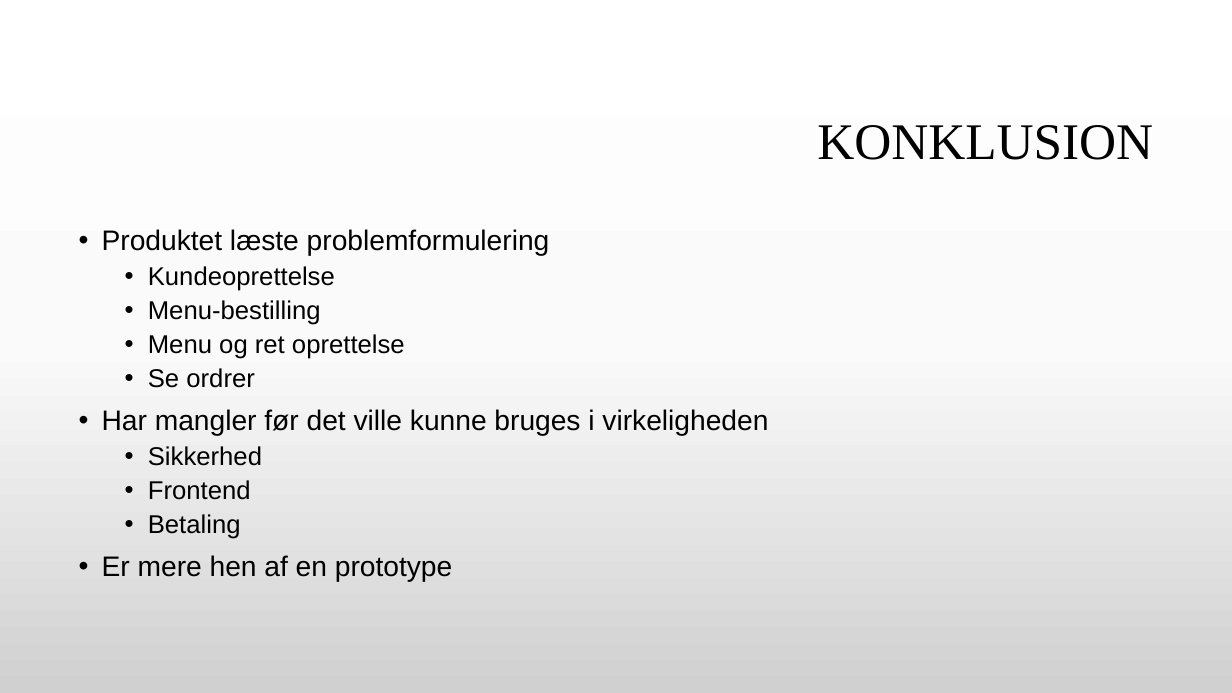
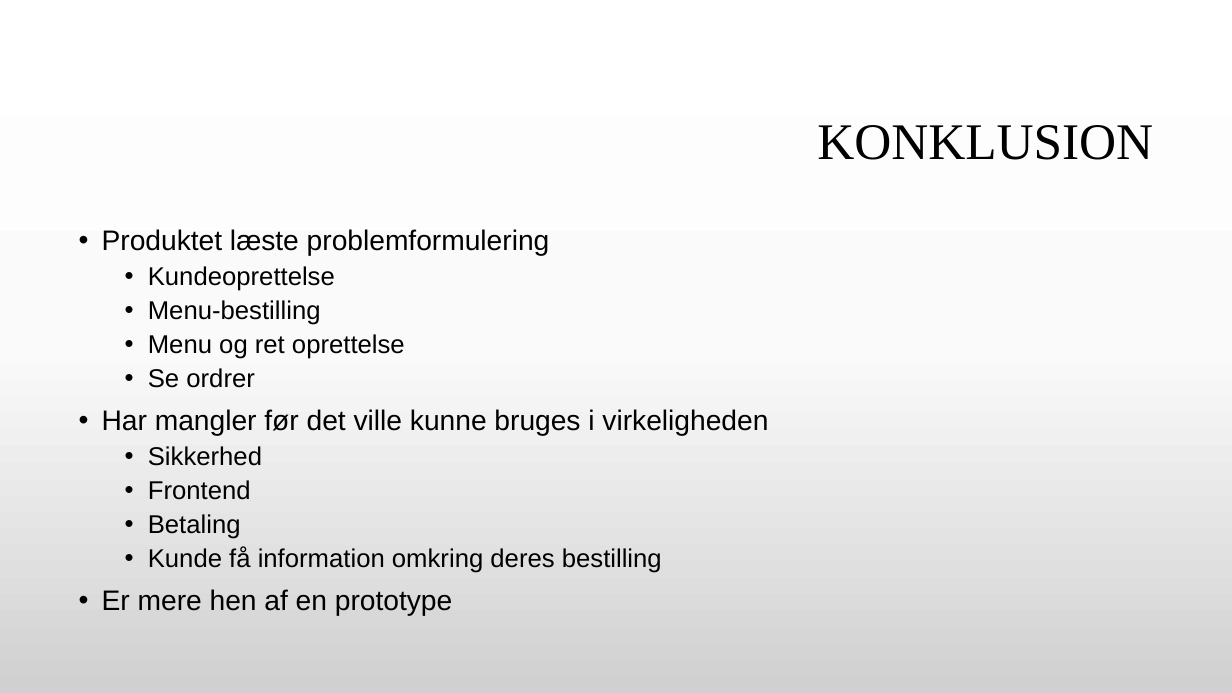
Before and after one commit to GitDeveloperBel/Kafka, a slide deck: slide 20 of presentation.pptx (slide 26 before the commit). Drawn at 1232x693 pixels with LibreOffice and Linux fonts; fonts in the diff are those of the drawing; background and template pictures are left out. Boxes give left, top, right and bottom in pixels: in the first picture for what was removed or moved away, otherwise in the second. Text is boxed around its words. In the diff, an @@ line names an element or a change of style, - is before the commit and + after.

```diff
--- a/presentation.pptx
+++ b/presentation.pptx
@@ text at <box>148,546,662,573</box>: paragraph added @@
+  • Kunde få information omkring deres bestilling
```
Also in this commit, not shown: 1 other slide changed, 9 slides removed, 1 other file.
